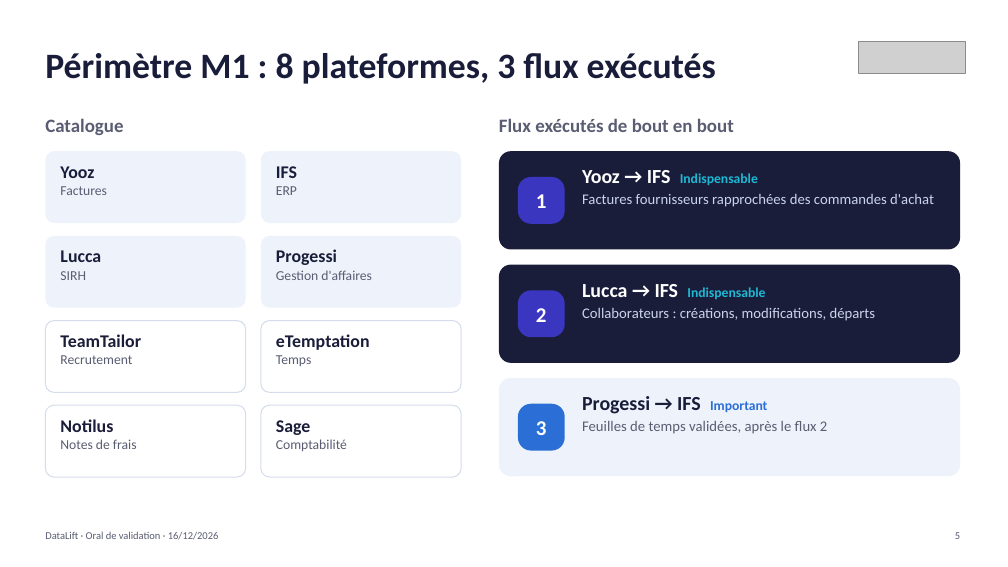
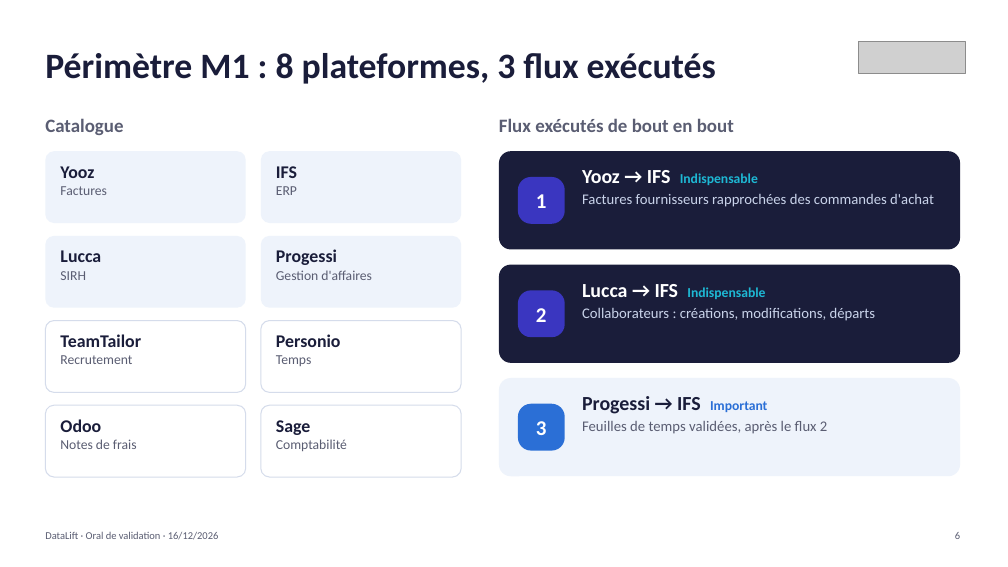
Before and after one commit to youcefaddou/datalift-modules, a slide deck: slide 6 of docs/oral/DataLift_oral_validation_16-12-2026.pptx. Drawn at 1008x567 pixels with LibreOffice and Linux fonts; fonts in the diff are those of the drawing; grey boxes stand for pictures. Boxes give left, top, right and bottom in pixels: in the first picture for what was removed or moved away, otherwise in the second. Text is boxed around its words. In the diff, an @@ line names an element or a change of style, - is before the commit and + after.

```diff
--- a/docs/oral/DataLift_oral_validation_16-12-2026.pptx
+++ b/docs/oral/DataLift_oral_validation_16-12-2026.pptx
@@ text at [276,334,341,347]: text changed @@
-eTemptation
+Personio
@@ text at [60,419,101,432]: text changed @@
-Notilus
+Odoo
```
Also in this commit, not shown: 10 other slides changed, 2 slides added, 1 slide removed, 1 other file.
